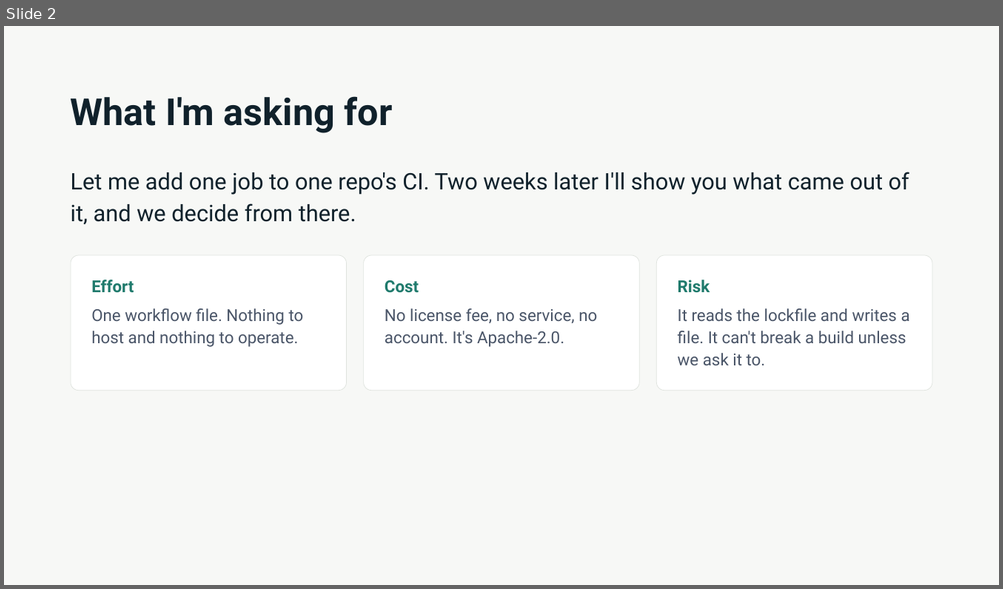
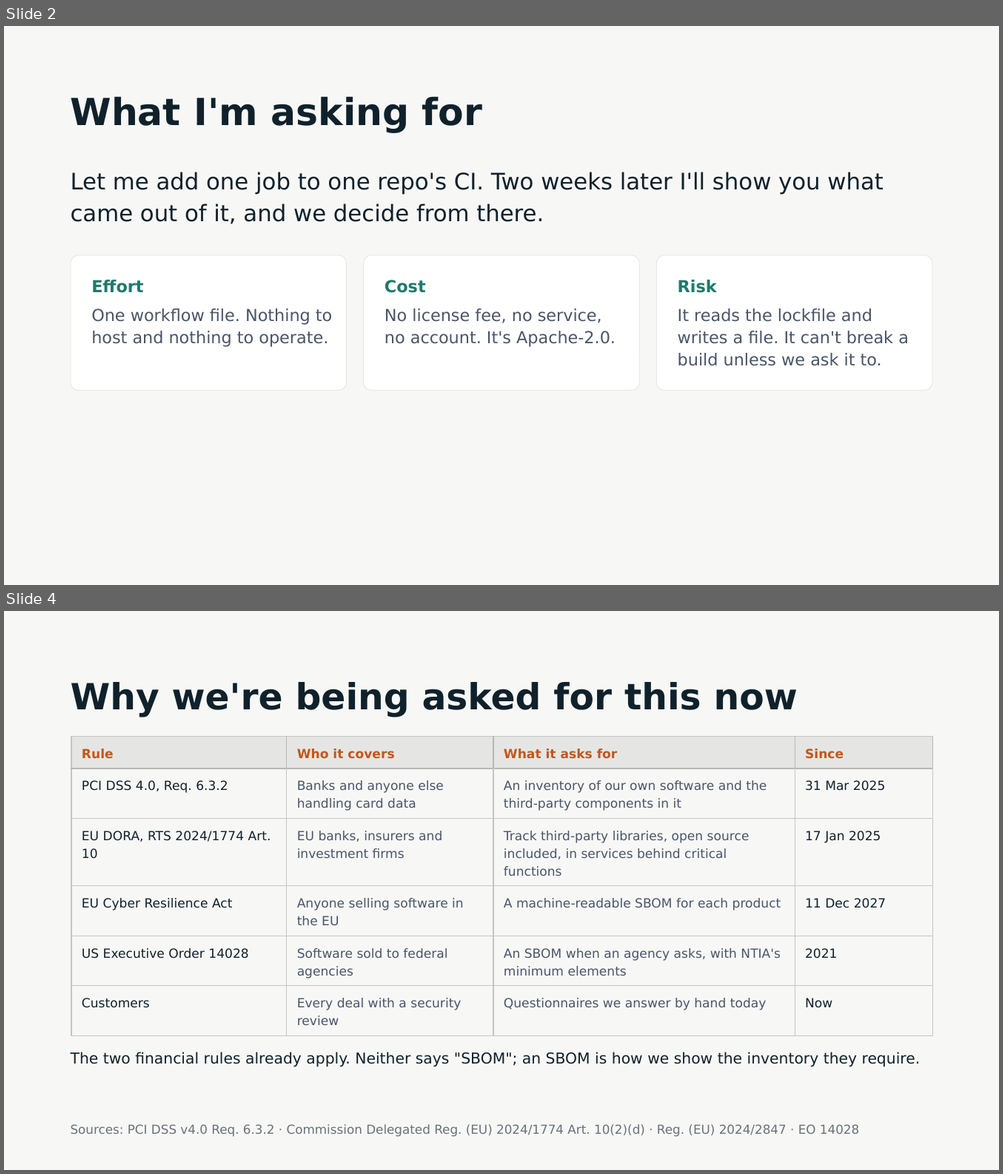
Before and after one commit to aesir-oss/pixi-sbom, a slide deck: docs/presentations/engineering-management/pixi-sbom-engineering.pptx. Shown one above the other, each under a label of ours: slide 2 before the commit, slides 2 and 4 after it; the slides between them are not shown. The pictures are 1003x589 and 1003x1174 pixels, drawn with LibreOffice and Linux fonts; fonts in the diff are those of the drawing. Boxes give left, top, right and bottom in pixels: in the first picture for what was removed or moved away, otherwise in the second. Text is boxed around its words. In the diff, an @@ line names an element or a change of style, - is before the commit and + after.

```diff
--- a/docs/presentations/engineering-management/pixi-sbom-engineering.pptx
+++ b/docs/presentations/engineering-management/pixi-sbom-engineering.pptx
@@ slide 4 added at [4,611,999,1170], background #F7F8F6 @@
@@ title added at [71,682,797,718], 34.8 pt, text #10212B, bold @@
+Why we're being asked for this now
@@ table added at [71,736,933,1028], 6 rows, 4 columns @@
+Rule | Who it covers | What it asks for | Since
+PCI DSS 4.0, Req. 6.3.2 | Banks and anyone else handling card data | An inventory of our own software and the third-party components in it | 31 Mar 2025
+EU DORA, RTS 2024/1774 Art. 10 | EU banks, insurers and investment firms | Track third-party libraries, open source included, in services behind critical functions | 17 Jan 2025
+EU Cyber Resilience Act | Anyone selling software in the EU | A machine-readable SBOM for each product | 11 Dec 2027
+US Executive Order 14028 | Software sold to federal agencies | An SBOM when an agency asks, with NTIA's minimum elements | 2021
+Customers | Every deal with a security review | Questionnaires we answer by hand today | Now
@@ text added at [71,1052,920,1068], 14.5 pt, text #10212B @@
+The two financial rules already apply. Neither says "SBOM"; an SBOM is how we show the inventory they require.
@@ text added at [71,1125,859,1137], 12 pt, text #6A7179 @@
+Sources: PCI DSS v4.0 Req. 6.3.2 · Commission Delegated Reg. (EU) 2024/1774 Art. 10(2)(d) · Reg. (EU) 2024/2847 · EO 14028
@@ slide 2 changed as well @@
@@ font Roboto to DejaVu Sans in 8 elements at [71,172,883,224], [91,280,143,293], [384,280,426,293], [677,280,717,293], [677,309,908,366], [91,309,332,347], [384,309,615,347], [71,96,482,133] @@
```
Also in this commit, not shown: 10 other slides changed, 1 slide removed, 16 other files.
